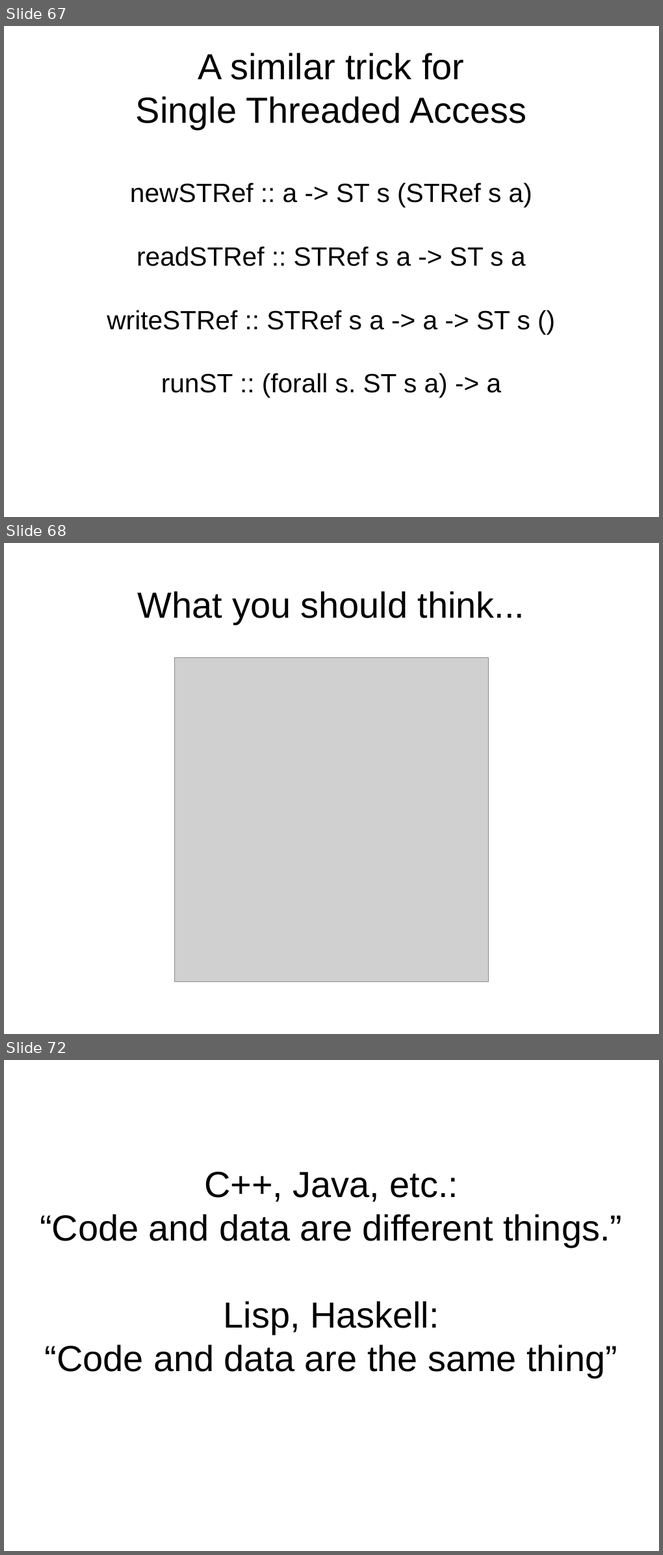
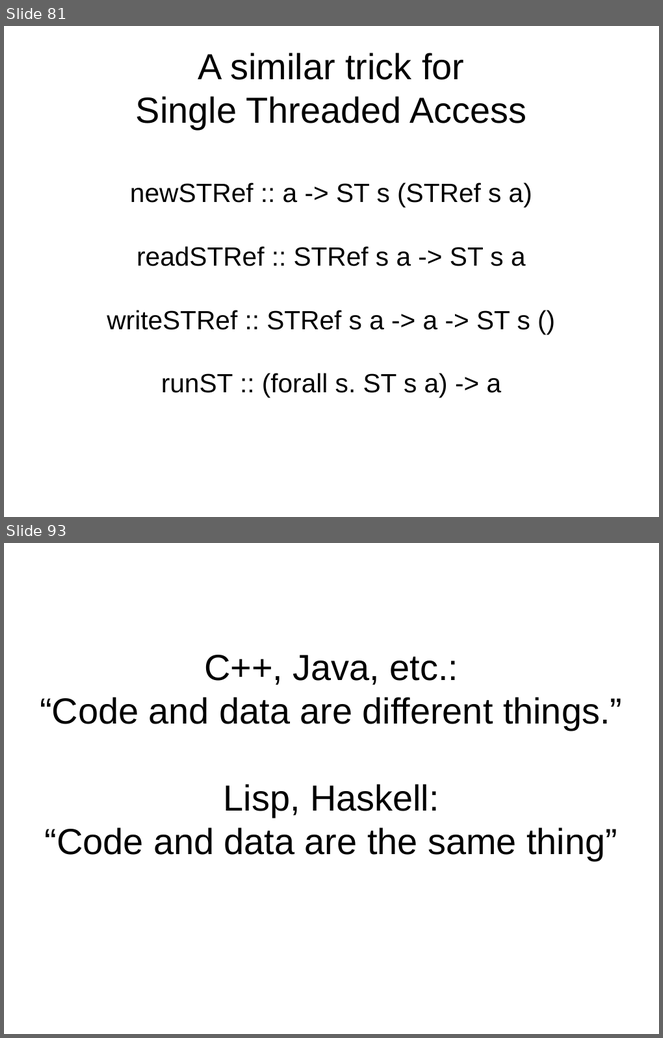
Before and after one commit to bhurt/presentations, a slide deck: statictyping.odp. Shown one above the other, each under a label of ours: slides 67, 68 and 72 before the commit, slides 81 and 93 after it; the slides between them are not shown. The pictures are 663x1555 and 663x1038 pixels, drawn with LibreOffice and Linux fonts; fonts in the diff are those of the drawing; grey boxes stand for pictures. Boxes give left, top, right and bottom in pixels: in the first picture for what was removed or moved away, otherwise in the second. Text is boxed around its words. In the diff, an @@ line names an element or a change of style, - is before the commit and + after.

```diff
--- a/statictyping.odp
+++ b/statictyping.odp
@@ slide 68 removed at [4,543,659,1034], background #FFFFFF @@
@@ title removed at [138,591,525,624] @@
-What you should think...
@@ picture removed at [175,658,489,982] @@
@@ what was slide 67 is now slide 81 @@
@@ what was slide 72 is now slide 93 @@
```
Also in this commit, not shown: 3 slides changed, 17 slides added, 6 other slides removed.
